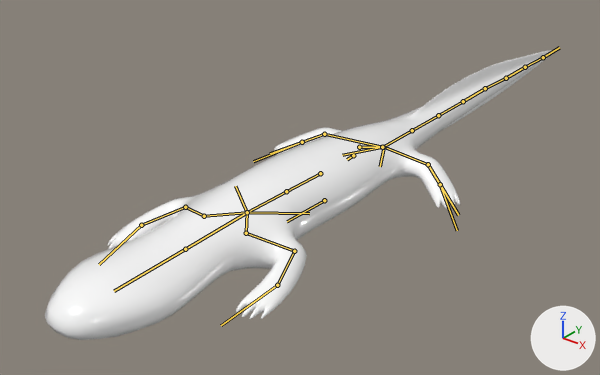
Before and after pictures for a commit that changed the glTF model 3D models/hellbender.glb.
Camera for both pictures: a camera (50 mm lens) standing at (13.1, -16.8, 11.0) and looking at (-1.8, 1.8, -0.6). Arrows for +X, +Y and +Z are at lower right; the lights stay in place. The bones that bend it are drawn over the model as lines.

Names of what the first picture shows: 'Hellbender'.
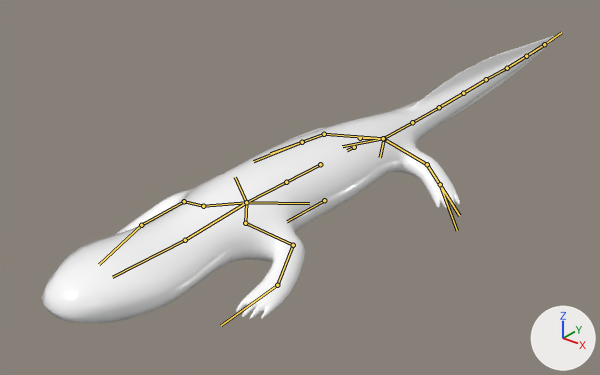
The newer file adds an action. The first version stands in its rest pose; the second is drawn at frame 21 of the action 'Idle_stand'.

Boxes [x1, y1, x2, y2] around the edits, measured in the pictures (600 x 375 px):
'Hellbender', posed: before [45, 50, 555, 340]; after [42, 36, 557, 323]
bone 'body_root', root to tip: before (353, 155) to (347, 159); after (354, 147) to (347, 150)
bone 'upper_arm.L', root to tip: before (246, 233) to (294, 251); after (245, 223) to (293, 245)
bone 'neck', root to tip: before (247, 212) to (185, 249); after (246, 202) to (185, 240)
bone 'head', root to tip: before (185, 249) to (114, 291); after (185, 240) to (112, 277)
bone 'upper_arm.R', root to tip: before (204, 216) to (185, 207); after (203, 206) to (184, 201)
bone 'tigh.L', root to tip: before (384, 147) to (428, 164); after (384, 139) to (427, 164)
bone 'tigh.R', root to tip: before (382, 147) to (324, 134); after (383, 138) to (324, 134)

Patch to the scene script:
```diff
--- a/3D models/hellbender.glb.py
+++ b/3D models/hellbender.glb.py
@@ bone_body_root @@
 bone_body_root = bpy.data.objects['Armature'].pose.bones['body_root']  # child of 'root'
-bone_body_root.location = (0.0, 0.0, 0.0)
+bone_body_root.location = (0.0, 0.0, -0.29)
@@ bone_upper_arm_l @@
 bone_upper_arm_l = bpy.data.objects['Armature'].pose.bones['upper_arm.L']  # child of 'shoulder.L'
-bone_upper_arm_l.rotation_quaternion = (1.0, 0.0, 0.0, 0.0)  # degrees (0, 0, 0)
+bone_upper_arm_l.rotation_quaternion = (0.999, 0.039, 0.033, 0.019)  # degrees (5, 4, 2)
@@ bone_neck @@
 bone_neck = bpy.data.objects['Armature'].pose.bones['neck']  # child of 'spine_2'
-bone_neck.rotation_quaternion = (1.0, 0.0, 0.0, 0.0)  # degrees (0, 0, 0)
+bone_neck.rotation_quaternion = (1.0, 0.01, 0.0, 0.0)  # degrees (1, 0, 0)
@@ bone_head @@
 bone_head = bpy.data.objects['Armature'].pose.bones['head']  # child of 'neck'
-bone_head.rotation_quaternion = (1.0, 0.0, 0.0, 0.0)  # degrees (0, 0, 0)
+bone_head.rotation_quaternion = (0.999, -0.037, 0.0, 0.0)  # degrees (-4, 0, 0)
@@ bone_upper_arm_r @@
 bone_upper_arm_r = bpy.data.objects['Armature'].pose.bones['upper_arm.R']  # child of 'shoulder.R'
-bone_upper_arm_r.rotation_quaternion = (1.0, 0.0, 0.0, 0.0)  # degrees (0, 0, 0)
+bone_upper_arm_r.rotation_quaternion = (0.999, 0.039, -0.033, -0.019)  # degrees (5, -4, -2)
@@ bone_tigh_l @@
 bone_tigh_l = bpy.data.objects['Armature'].pose.bones['tigh.L']  # child of 'hip'
-bone_tigh_l.rotation_quaternion = (1.0, 0.0, 0.0, 0.0)  # degrees (0, 0, 0)
+bone_tigh_l.rotation_quaternion = (0.998, -0.065, 0.003, 0.025)  # degrees (-7, 1, 3)
@@ bone_tigh_r @@
 bone_tigh_r = bpy.data.objects['Armature'].pose.bones['tigh.R']  # child of 'hip'
-bone_tigh_r.rotation_quaternion = (1.0, 0.0, 0.0, 0.0)  # degrees (0, 0, 0)
+bone_tigh_r.rotation_quaternion = (0.998, -0.065, -0.003, -0.025)  # degrees (-7, -1, -3)
```
